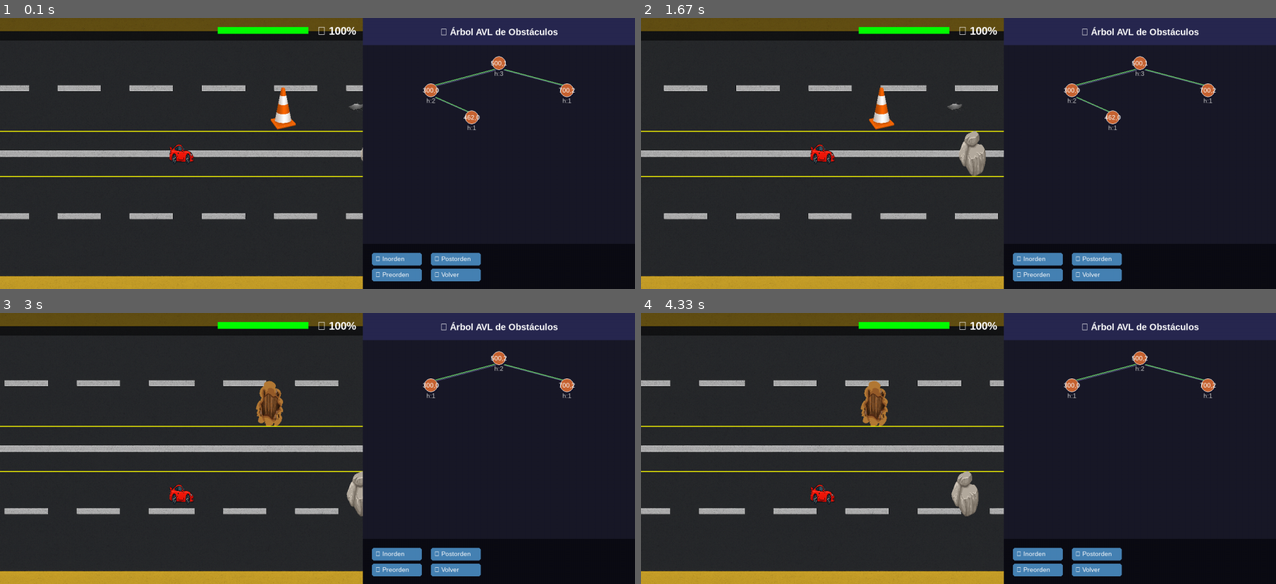
Above: before the commit, frames 1-4 (two rows, left to right).
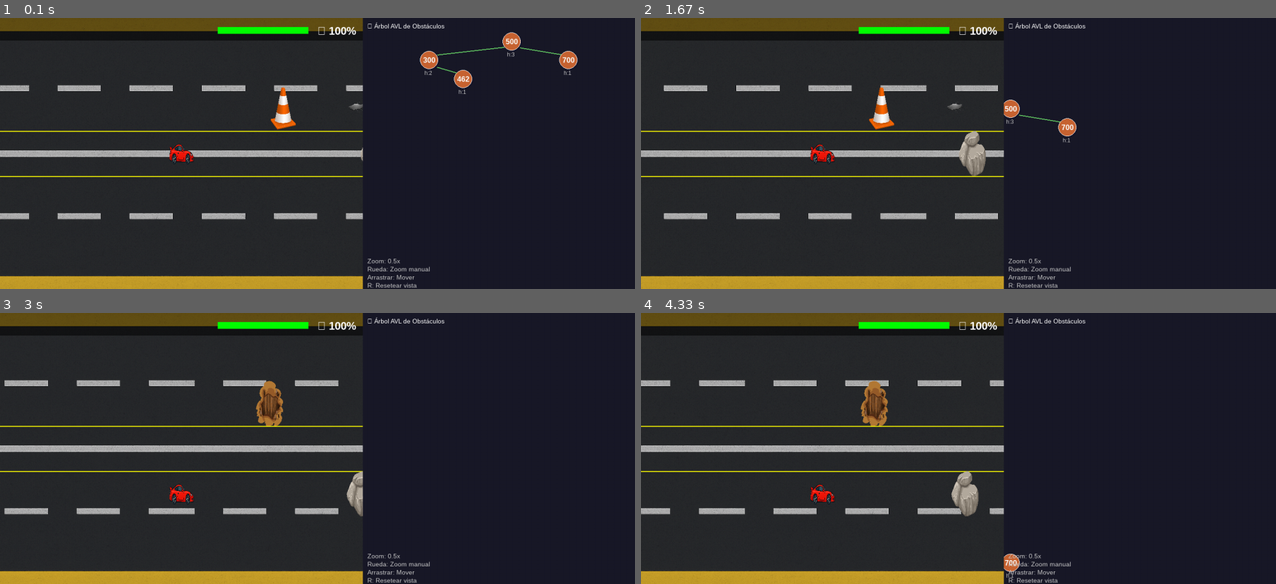
Above: after the commit, the same moments.

Repository: Nevet21/ProyectoEstructuras
Game: pygame game, started from Main.py
The game is run twice, just before and just after one commit, with the same random seed, the same clock (stepped at 60 frames per second) and the same inputs.
Inputs (mouse positions are in pixels of both pictures, inside the frame that each line leads up to):
- Up to frame 1 (0.1 s): no input
- Up to frame 2 (1.67 s): press the mouse at (1161, 145) at 0.37 s; move the mouse to (1060, 158) at 0.47 s; release the mouse at (964, 169) at 0.6 s; press the mouse at (1161, 145) at 0.7 s; move the mouse to (1091, 180) at 0.8 s; release the mouse at (1022, 213) at 0.93 s; hold Up 1-1.3 s; hold Down 1.33-1.63 s
- Up to frame 3 (3 s): tap Space at 1.67 s; hold Up 2-2.37 s; hold R 2.4-2.77 s; hold Down 2.4-2.77 s; press the mouse at (520, 440) at 2.83 s; move the mouse to (419, 462) at 2.93 s
- Up to frame 4 (4.33 s): release the mouse at (958, 481) at 3.07 s; press the mouse at (1161, 440) at 3.17 s; move the mouse to (1180, 497) at 3.27 s; release the mouse at (1199, 551) at 3.4 s; press the mouse at (1161, 440) at 3.5 s; move the mouse to (1015, 415) at 3.6 s; release the mouse at (869, 391) at 3.73 s; press the mouse at (1161, 440) at 3.83 s; move the mouse to (1123, 434) at 3.93 s; release the mouse at (1085, 426) at 4.07 s; press the mouse at (1161, 440) at 4.17 s; move the mouse to (1168, 481) at 4.27 s

The runs differ from the first frame. In frame 1, 7.1% of the frame differs, in the area x 57-100%, y 0-100%; in frame 2, 6.9%; in frame 3, 6.4%; in frame 4, 6.4%.

Commit message:
Mejora al mostrar Árbol AVL en sincronización con el juego

Diff:
--- /dev/null
+++ b/gui/ArbolLayout.py
@@ -0,0 +1,172 @@
+# gui/ArbolLayoutManager.py
+import pygame
+
+class ArbolLayoutManager:
+    def __init__(self, screen_width, screen_height):
+        self.screen_width = screen_width
+        self.screen_height = screen_height
+
+        # VOLVEMOS al espaciado original que funcionaba
+        self.nivel_altura = 80  # Original
+        self.espacio_base = 150  # Original
+        self.zoom_manual = 1.0
+        self.zoom_auto = 1.0
+        self.offset_x = 0
+        self.offset_y = 0
+        self.arrastrando = False
+        self.ultimo_mouse_pos = (0, 0)
+        self.ultimo_ancho_arbol = 0
+
+        self.font_nodo = pygame.font.SysFont("Arial", 16, bold=True)
+        self.font_altura = pygame.font.SysFont("Arial", 12)
+
+    def calcular_zoom_automatico(self, ancho_arbol):
+        """Zoom automático simple basado en el ancho"""
+        if ancho_arbol == 0:
+            return 1.0
+
+        # Margen para dejar espacio a los lados
+        margen = 200
+        zoom_calculado = (self.screen_width - margen) / ancho_arbol
+
+        # Suavizar transición
+        if self.ultimo_ancho_arbol > 0:
+            zoom_calculado = (zoom_calculado * 0.3 + self.zoom_auto * 0.7)
+
+        return max(0.4, min(zoom_calculado, 1.2))  # Límites razonables
+
+    def calcular_altura_arbol(self, nodo):
+        if not nodo:
+            return 0
+        return 1 + max(self.calcular_altura_arbol(nodo.izquierda),
+                      self.calcular_altura_arbol(nodo.derecha))
+
+    def calcular_layout(self, nodo, nivel=0, x_min=0, x_max=None):
+        """LAYOUT ORIGINAL - como al principio"""
+        if x_max is None:
+            x_max = self.screen_width
+
+        if not nodo:
+            return None, 0
+
+        # **VOLVEMOS AL CÁLCULO ORIGINAL**
+        espacio = int(self.espacio_base * (0.6 ** min(nivel, 3)))  # Reducción por nivel
+
+        # Subárbol izquierdo
+        izquierda, ancho_izq = self.calcular_layout(nodo.izquierda, nivel + 1, x_min, x_max)
+
+        # Posición actual
+        x_actual = x_min + ancho_izq + espacio
+
+        # Subárbol derecho
+        derecha, ancho_der = self.calcular_layout(nodo.derecha, nivel + 1, x_actual + espacio, x_max)
+
+        ancho_total = ancho_izq + ancho_der + espacio * 2
+
+        # Actualizar zoom automático si es la raíz
+        if nivel == 0 and ancho_total != self.ultimo_ancho_arbol:
+            self.zoom_auto = self.calcular_zoom_automatico(ancho_total)
+            self.ultimo_ancho_arbol = ancho_total
+
+        # **POSICIÓN ORIGINAL - empezando desde arriba**
+        nodo.x_dibujo = x_actual
+        nodo.y_dibujo = 100 + nivel * self.nivel_altura  # Original: desde arriba
+        nodo.ancho_subarbol = ancho_total
+
+        return nodo, ancho_total
+
+    def obtener_zoom_total(self):
+        return self.zoom_auto * self.zoom_manual
+
+    def aplicar_zoom_y_desplazamiento(self, nodo):
+        """Aplicación ORIGINAL de zoom"""
+        if not nodo:
+            return
+
+        zoom_total = self.obtener_zoom_total()
+
+        # **CENTRADO ORIGINAL - simple**
+        if not self.arrastrando and self.offset_x == 0:
+            if hasattr(nodo, 'ancho_subarbol'):
+                ancho_zoom = nodo.ancho_subarbol * zoom_total
+                self.offset_x = (self.screen_width - ancho_zoom) / 2 / max(zoom_total, 0.1)
+
+        nodo.x_final = (nodo.x_dibujo + self.offset_x) * zoom_total
+        nodo.y_final = (nodo.y_dibujo + self.offset_y) * zoom_total
+
+        self.aplicar_zoom_y_desplazamiento(nodo.izquierda)
+        self.aplicar_zoom_y_desplazamiento(nodo.derecha)
+
+    def manejar_eventos_zoom(self, event):
+        """Manejo ORIGINAL de eventos"""
+        if event.type == pygame.MOUSEBUTTONDOWN:
+            if event.button == 4:  # Zoom in
+                self.zoom_manual = min(self.zoom_manual * 1.2, 3.0)
+            elif event.button == 5:  # Zoom out
+                self.zoom_manual = max(self.zoom_manual / 1.2, 0.3)
+            elif event.button == 1:  # Arrastrar
+                self.arrastrando = True
+                self.ultimo_mouse_pos = event.pos
+
+        elif event.type == pygame.MOUSEBUTTONUP:
+            if event.button == 1:
+                self.arrastrando = False
+
+        elif event.type == pygame.MOUSEMOTION:
+            if self.arrastrando:
+                dx = event.pos[0] - self.ultimo_mouse_pos[0]
+                dy = event.pos[1] - self.ultimo_mouse_pos[1]
+                zoom_total = self.obtener_zoom_total()
+                self.offset_x += dx / max(zoom_total, 0.1)
+                self.offset_y += dy / max(zoom_total, 0.1)
+                self.ultimo_mouse_pos = event.pos
+
+        elif event.type == pygame.KEYDOWN:
+            if event.key == pygame.K_r:  # Reset
+                self.zoom_manual = 1.0
+                self.offset_x = 0
+                self.offset_y = 0
+                self.arrastrando = False
+
+    def dibujar_nodo(self, screen, nodo):
+        """DIBUJO ORIGINAL de nodos"""
+        if not nodo or not hasattr(nodo, 'x_final'):
+            return
+
+        x, y = int(nodo.x_final), int(nodo.y_final)
+
+        # **ESTILO ORIGINAL**
+        radio = 20
+        color_nodo = (0, 150, 200) if getattr(nodo, 'es_raiz', False) else (200, 100, 50)
+
+        pygame.draw.circle(screen, (20, 20, 40), (x + 2, y + 2), radio + 1)
+        pygame.draw.circle(screen, color_nodo, (x, y), radio)
+        pygame.draw.circle(screen, (255, 255, 255), (x, y), radio, 1)
+
+        # Texto original
+        texto = self.font_nodo.render(f"{nodo.x}", True, (255, 255, 255))
+        texto_rect = texto.get_rect(center=(x, y))
+        screen.blit(texto, texto_rect)
+
+        altura_text = self.font_altura.render(f"h:{nodo.altura}", True, (200, 200, 200))
+        screen.blit(altura_text, (x - 10, y + radio + 2))
+
+    def dibujar_conexiones(self, screen, nodo):
+        """CONEXIONES ORIGINALES"""
+        if not nodo or not hasattr(nodo, 'x_final'):
+            return
+
+        grosor = 2  # Original
+
+        if nodo.izquierda and hasattr(nodo.izquierda, 'x_final'):
+            x1, y1 = int(nodo.x_final), int(nodo.y_final)
+            x2, y2 = int(nodo.izquierda.x_final), int(nodo.izquierda.y_final)
+            # **LÍNEA ORIGINAL**
+            pygame.draw.line(screen, (100, 200, 100), (x1, y1 + 10), (x2, y2 - 10), grosor)
+            self.dibujar_conexiones(screen, nodo.izquierda)
+
+        if nodo.derecha and hasattr(nodo.derecha, 'x_final'):
+            x1, y1 = int(nodo.x_final), int(nodo.y_final)
+            x2, y2 = int(nodo.derecha.x_final), int(nodo.derecha.y_final)
+            pygame.draw.line(screen, (100, 200, 100), (x1, y1 + 10), (x2, y2 - 10), grosor)
+            self.dibujar_conexiones(screen, nodo.derecha)
--- a/gui/GUIArbolAVL.py
+++ b/gui/GUIArbolAVL.py
@@ -1,126 +1,53 @@
 # gui/GUIArbolAVL.py
 import pygame
+from gui.ArbolLayout import ArbolLayoutManager
 
 class GUIArbolAVL:
     def __init__(self, screen_width, screen_height):
         self.screen_width = screen_width
         self.screen_height = screen_height
-        # Fuentes más pequeñas
-        self.font = pygame.font.SysFont("Arial", 20, bold=True)
-        self.font_small = pygame.font.SysFont("Arial", 14)
-        self.recorrido_lineas = []
+        self.layout_manager = ArbolLayoutManager(screen_width, screen_height)
+        self.font_controles = pygame.font.SysFont("Arial", 14)
 
     def dibujar_arbol_completo(self, screen, arbol_obstaculos):
+        # **FONDO ORIGINAL**
         screen.fill((25, 25, 40))
 
-        # Header
-        header = pygame.Surface((self.screen_width, 60))
-        header.fill((40, 40, 80))
-        screen.blit(header, (0, 0))
+        # **HEADER ORIGINAL**
+        titulo = self.font_controles.render("🌳 Árbol AVL de Obstáculos", True, (255, 255, 255))
+        screen.blit(titulo, (10, 10))
 
-        # Título
-        titulo = self.font.render("🌳 Árbol AVL de Obstáculos", True, (255, 255, 255))
-        titulo_rect = titulo.get_rect(center=(self.screen_width//2, 30))
-        screen.blit(titulo, titulo_rect)
+        if arbol_obstaculos and arbol_obstaculos.raiz:
+            # **CÁLCULO ORIGINAL**
+            self.layout_manager.calcular_layout(arbol_obstaculos.raiz)
+            self.layout_manager.aplicar_zoom_y_desplazamiento(arbol_obstaculos.raiz)
 
-        # Árbol
-        if arbol_obstaculos and arbol_obstaculos.raiz:
-            # separación inicial más pequeña
-            self.dibujar_arbol_recursivo(screen, arbol_obstaculos.raiz,
-                                         self.screen_width//2, 100, 150)
+            # **DIBUJO ORIGINAL**: conexiones primero, luego nodos
+            self.layout_manager.dibujar_conexiones(screen, arbol_obstaculos.raiz)
+            self._dibujar_nodos_recursivo(screen, arbol_obstaculos.raiz)
 
-        # Panel inferior
-        panel_inferior = pygame.Surface((self.screen_width, 100), pygame.SRCALPHA)
-        panel_inferior.fill((0, 0, 0, 128))
-        screen.blit(panel_inferior, (0, self.screen_height - 100))
+        self.dibujar_controles(screen)
 
-        self.dibujar_controles_arbol(screen)
+    def _dibujar_nodos_recursivo(self, screen, nodo):
+        if nodo:
+            self.layout_manager.dibujar_nodo(screen, nodo)
+            self._dibujar_nodos_recursivo(screen, nodo.izquierda)
+            self._dibujar_nodos_recursivo(screen, nodo.derecha)
 
-    def dibujar_arbol_recursivo(self, screen, nodo, x, y, separacion):
-        if nodo.izquierda:
-            nuevo_x = x - separacion
-            nuevo_y = y + 60
-            pygame.draw.line(screen, (80, 80, 120), (x+2, y+12), (nuevo_x+2, nuevo_y-8), 2)
-            pygame.draw.line(screen, (100, 200, 100), (x, y+10), (nuevo_x, nuevo_y-10), 2)
-            self.dibujar_arbol_recursivo(screen, nodo.izquierda, nuevo_x, nuevo_y, separacion * 0.6)
-
-        if nodo.derecha:
-            nuevo_x = x + separacion
-            nuevo_y = y + 60
-            pygame.draw.line(screen, (80, 80, 120), (x+2, y+12), (nuevo_x+2, nuevo_y-8), 2)
-            pygame.draw.line(screen, (100, 200, 100), (x, y+10), (nuevo_x, nuevo_y-10), 2)
-            self.dibujar_arbol_recursivo(screen, nodo.derecha, nuevo_x, nuevo_y, separacion * 0.6)
-
-        # Nodo más pequeño
-        radio = 15
-        color_nodo = (0, 150, 200) if getattr(nodo, 'es_raiz', False) else (200, 100, 50)
-        pygame.draw.circle(screen, (20, 20, 40), (x+2, y+2), radio+1)
-        pygame.draw.circle(screen, color_nodo, (x, y), radio)
-        pygame.draw.circle(screen, (255, 255, 255), (x, y), radio, 1)
-
-        texto_coords = self.font_small.render(f"{nodo.x},{nodo.y}", True, (255, 255, 255))
-        texto_rect = texto_coords.get_rect(center=(x, y))
-        screen.blit(texto_coords, texto_rect)
-
-        altura_texto = self.font_small.render(f"h:{nodo.altura}", True, (200, 200, 200))
-        screen.blit(altura_texto, (x - 10, y + radio))
-
-    def dibujar_controles_arbol(self, screen):
-        botones = [
-            ("🔍 Inorden", (20, self.screen_height - 80)),
-            ("📊 Preorden", (20, self.screen_height - 45)),
-            ("📈 Postorden", (150, self.screen_height - 80)),
-            ("🎮 Volver", (150, self.screen_height - 45))
+    def dibujar_controles(self, screen):
+        # **CONTROLES ORIGINALES**
+        controles = [
+            f"Zoom: {self.layout_manager.obtener_zoom_total():.1f}x",
+            "Rueda: Zoom manual",
+            "Arrastrar: Mover",
+            "R: Resetear vista"
         ]
 
-        for texto, pos in botones:
-            pygame.draw.rect(screen, (70, 130, 180), (pos[0], pos[1], 110, 28), border_radius=5)
-            texto_btn = self.font_small.render(texto, True, (255, 255, 255))
-            screen.blit(texto_btn, (pos[0] + 8, pos[1] + 5))
-
-        if self.recorrido_lineas:
-            y_pos = self.screen_height - 120
-            for linea in self.recorrido_lineas[-3:]:
-                texto_rec = self.font_small.render(linea, True, (255, 255, 0))
-                screen.blit(texto_rec, (280, y_pos))
-                y_pos += 18
-
-    def formatear_recorrido(self, recorrido, tipo):
-        if not recorrido:
-            return ["No hay elementos en el árbol"]
-
-        lineas = []
-        linea_actual = f"{tipo}: "
-
-        for elemento in recorrido:
-            if len(linea_actual + elemento) > 40:
-                lineas.append(linea_actual)
-                linea_actual = elemento + ", "
-            else:
-                linea_actual += elemento + ", "
-
-        if linea_actual:
-            lineas.append(linea_actual.rstrip(", "))
-
-        return lineas
+        y_pos = self.screen_height - 70
+        for i, texto in enumerate(controles):
+            texto_surf = self.font_controles.render(texto, True, (200, 200, 200))
+            screen.blit(texto_surf, (10, y_pos + i * 18))
 
     def manejar_eventos_arbol(self, event, arbol_obstaculos):
-        if event.type == pygame.MOUSEBUTTONDOWN:
-            x, y = event.pos
-
-            if 20 <= x <= 130:
-                if self.screen_height - 80 <= y <= self.screen_height - 52:
-                    recorrido = arbol_obstaculos.inorden()
-                    self.recorrido_lineas = self.formatear_recorrido(recorrido, "INORDEN")
-                elif self.screen_height - 45 <= y <= self.screen_height - 17:
-                    recorrido = arbol_obstaculos.preorden()
-                    self.recorrido_lineas = self.formatear_recorrido(recorrido, "PREORDEN")
-
-            if 150 <= x <= 260:
-                if self.screen_height - 80 <= y <= self.screen_height - 52:
-                    recorrido = arbol_obstaculos.postorden()
-                    self.recorrido_lineas = self.formatear_recorrido(recorrido, "POSTORDEN")
-                elif self.screen_height - 45 <= y <= self.screen_height - 17:
-                    return "volver"
-
+        self.layout_manager.manejar_eventos_zoom(event)
         return None
--- a/gui/GamePygame.py
+++ b/gui/GamePygame.py
@@ -12,6 +12,7 @@
 from models.Juego import JuegoModel
 from gui.GUIArbolAVL import GUIArbolAVL
 from gui.GUIManager import GUIManager
+from gui.ArbolLayout import ArbolLayoutManager
 
 class GamePygame:
     def __init__(self, width=1000, height=600):
@@ -35,6 +36,7 @@
         # Inicializar GUI (pasando tamaños de panel relevantes)
         self.gui_manager = GUIManager(self.GAME_WIDTH, self.HEIGHT)
         self.gui_arbol = GUIArbolAVL(self.TREE_WIDTH, self.HEIGHT)
+        self.layout_manager = ArbolLayoutManager(self.TREE_WIDTH, self.HEIGHT)
 
         # Estado del juego
         self.running = True
@@ -144,7 +146,10 @@
                 # Encolar inserción al AVL en el thread del árbol (usa x_pos o un id)
                 # El valor que insertes depende de cómo identifiques nodos en tu AVL.
                 # Aquí insertamos x_pos como ejemplo.
-                self.tree_queue.put(("insertar", x_pos))
+                obstaculo_obj = self.juego.agregar_obstaculo(x_pos, carril, tipo)
+                if obstaculo_obj:
+                    # Enviar todos los parámetros que necesita ArbolAVL.insertar()
+                    self.tree_queue.put(("insertar", x_pos, carril, tipo, obstaculo_obj.dano, obstaculo_obj))
 
             self.ultima_generacion_x = self.juego.carro.x + 200  # Siguiente en 200px
 
